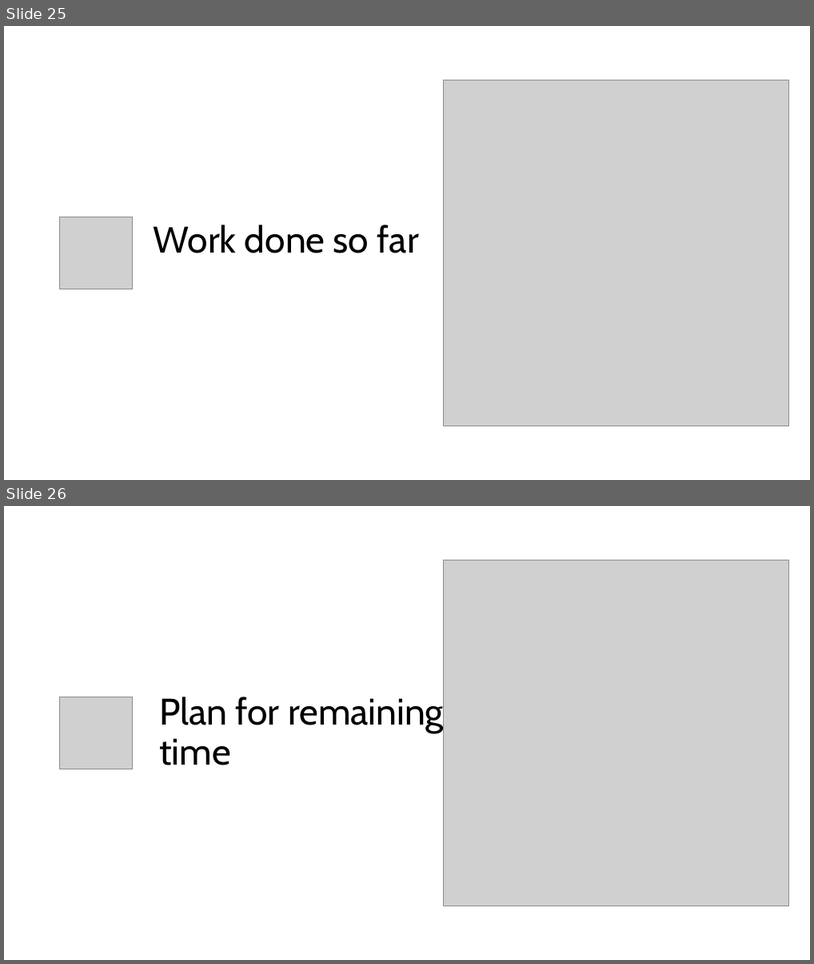
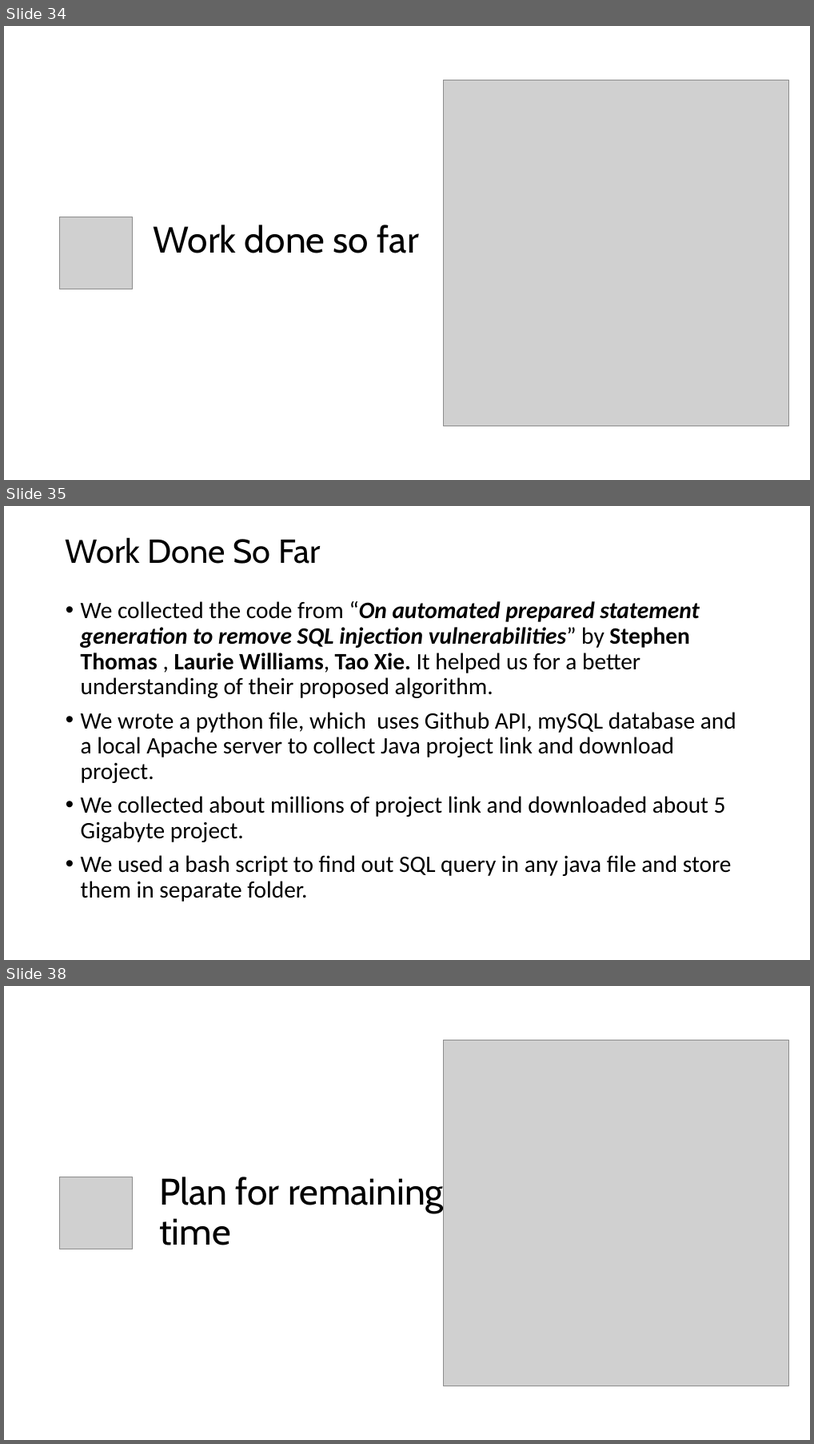
Before and after one commit to lsiddiqsunny/Undergraduate-Thesis, a slide deck: Presentation/SQL Vulnerability after 4-1 mid [Autosaved].pptx. Shown one above the other, each under a label of ours: slides 25 and 26 before the commit, slides 34, 35 and 38 after it; the slides between them are not shown. The pictures are 814x964 and 814x1444 pixels, drawn with LibreOffice and Linux fonts; fonts in the diff are those of the drawing; grey boxes stand for pictures. Boxes give left, top, right and bottom in pixels: in the first picture for what was removed or moved away, otherwise in the second. Text is boxed around its words. In the diff, an @@ line names an element or a change of style, - is before the commit and + after.

```diff
--- a/Presentation/SQL Vulnerability after 4-1 mid [Autosaved].pptx
+++ b/Presentation/SQL Vulnerability after 4-1 mid [Autosaved].pptx
@@ slide 35 added at [4,506,810,960], background #FFFFFF @@
@@ title added at [66,537,321,564], 39.6 pt, text #000000 @@
+Work Done So Far
@@ text added at [81,601,737,901], 28 pt, text #000000 @@
+• We collected the code from “On automated prepared statement generation to remove SQL injection vulnerabilities” by Stephen Thomas , Laurie Williams, Tao Xie. It helped us for a better understanding of their proposed algorithm.
+• We wrote a python file, which uses Github API, mySQL database and a local Apache server to collect Java project link and download project.
+• We collected about millions of project link and downloaded about 5 Gigabyte project.
+• We used a bash script to find out SQL query in any java file and store them in separate folder.
@@ what was slide 25 is now slide 34 @@
@@ what was slide 26 is now slide 38 @@
```
Also in this commit, not shown: 12 other slides added.
